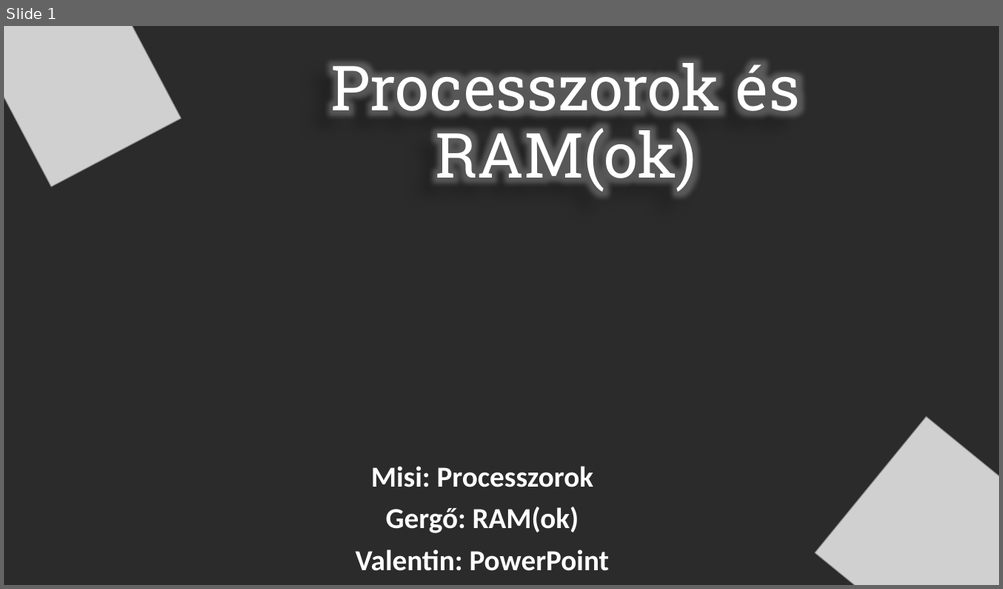
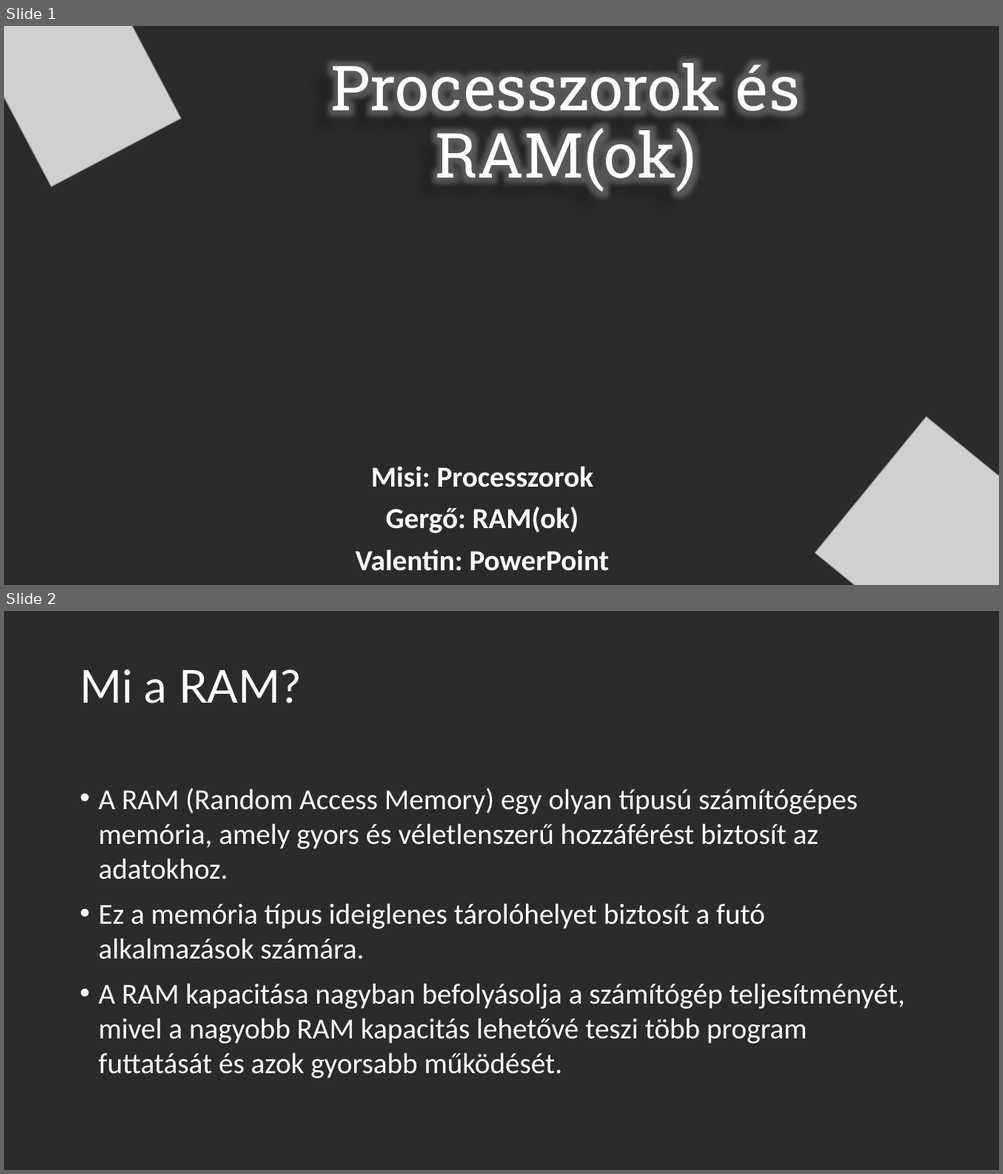
Before and after one commit to OsziMisi/Jozsika, a slide deck: processzor + memoria.pptx. Shown one above the other, each under a label of ours: slide 1 before the commit, slides 1 and 2 after it. The pictures are 1003x589 and 1003x1174 pixels, drawn with LibreOffice and Linux fonts; fonts in the diff are those of the drawing; grey boxes stand for pictures; background and template pictures are left out; a plain dark background stands for a picture behind light text. Boxes give left, top, right and bottom in pixels: in the first picture for what was removed or moved away, otherwise in the second. Text is boxed around its words. In the diff, an @@ line names an element or a change of style, - is before the commit and + after.

Commit message:
Információk a RAM típusokról 1. felvonás (PPT)

```diff
--- a/processzor + memoria.pptx
+++ b/processzor + memoria.pptx
@@ slide 2 added at (4, 611, 999, 1170), background picture (left out) @@
@@ title added at (79, 669, 301, 703), 44 pt, text #FFFFFF @@
+Mi a RAM?
@@ text added at (99, 788, 905, 1079), 28 pt, text #FFFFFF @@
+• A RAM (Random Access Memory) egy olyan típusú számítógépes memória, amely gyors és véletlenszerű hozzáférést biztosít az adatokhoz.
+• Ez a memória típus ideiglenes tárolóhelyet biztosít a futó alkalmazások számára.
+• A RAM kapacitása nagyban befolyásolja a számítógép teljesítményét, mivel a nagyobb RAM kapacitás lehetővé teszi több program futtatását és azok gyorsabb működését.
```
Also in this commit, not shown: 7 other slides added.
